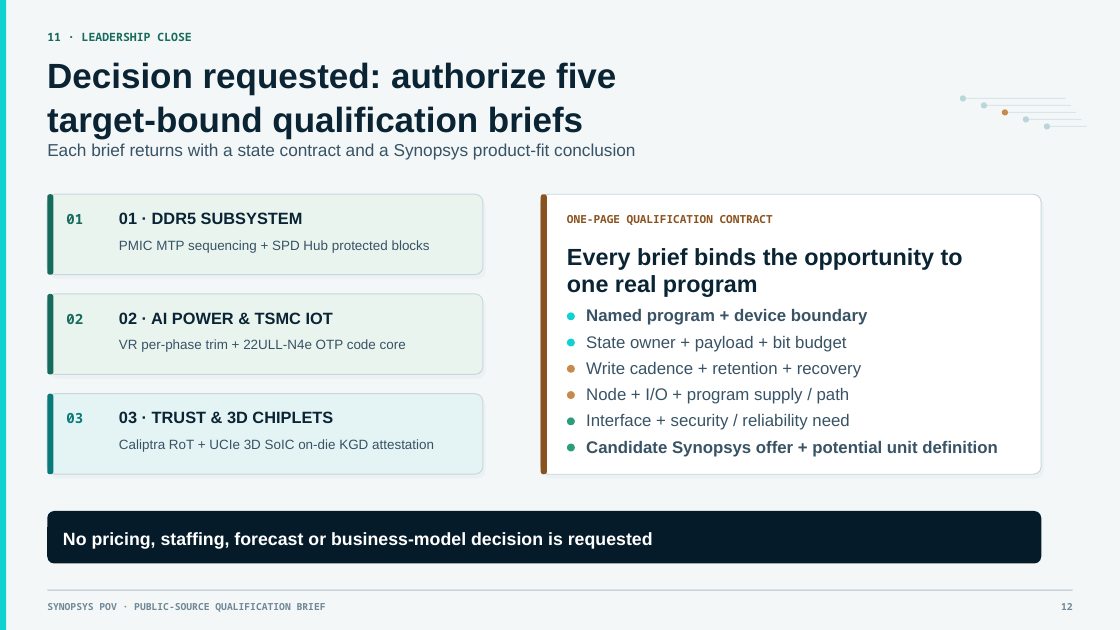
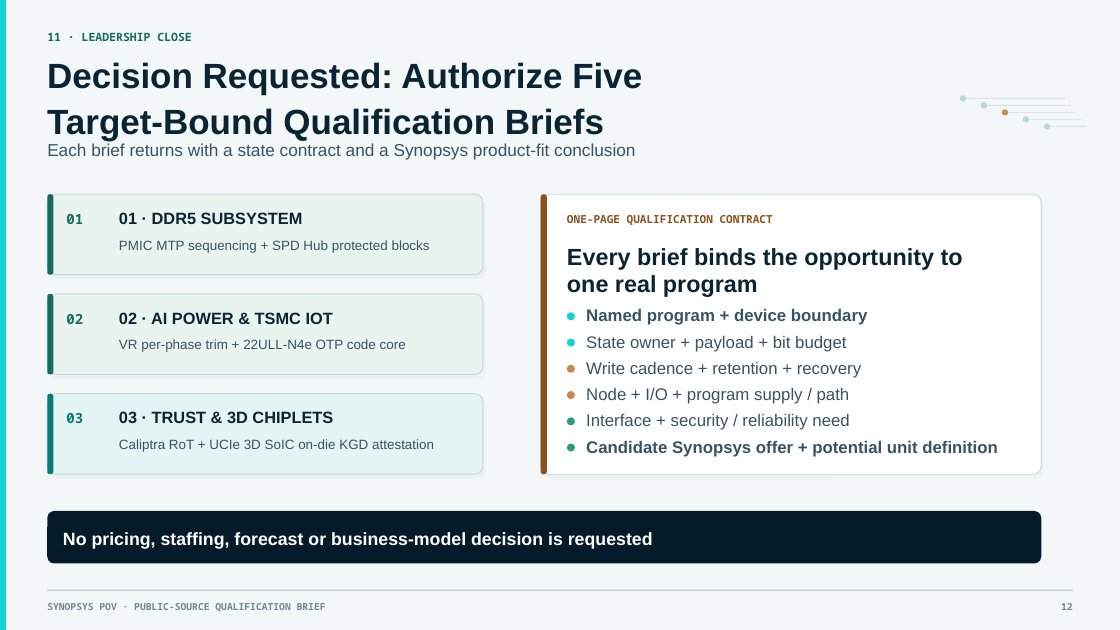
Before and after one commit to SamHuang68/nvm-knowledge-hub, a slide deck: slide 12 of briefing/NVM_AI_OCP_NVM_Opportunities_Executive_v18_Comprehensive_Update_EN.pptx. Drawn at 1120x630 pixels with LibreOffice and Linux fonts; fonts in the diff are those of the drawing. Boxes give left, top, right and bottom in pixels: in the first picture for what was removed or moved away, otherwise in the second. Text is boxed around its words. In the diff, an @@ line names an element or a change of style, - is before the commit and + after.

```diff
--- a/briefing/NVM_AI_OCP_NVM_Opportunities_Executive_v18_Comprehensive_Update_EN.pptx
+++ b/briefing/NVM_AI_OCP_NVM_Opportunities_Executive_v18_Comprehensive_Update_EN.pptx
@@ text at (47,62,642,141): text changed @@
-Decision requested: authorize five
-target-bound qualification briefs
+Decision Requested: Authorize Five
+Target-Bound Qualification Briefs
```
Also in this commit, not shown: 15 other slides changed, 1 other file.
